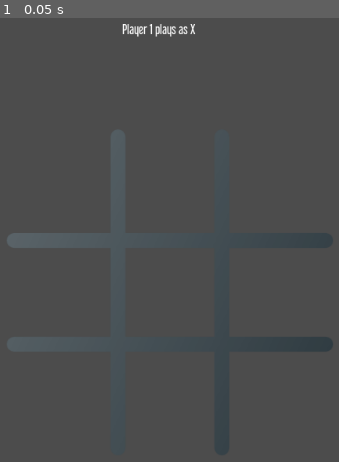
Above: before the commit, frame 1.
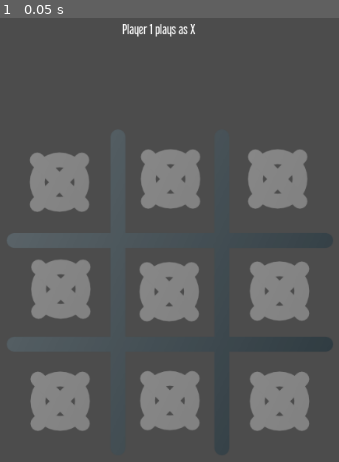
Above: after the commit, the same moment.

Repository: charlieamer/GodotMultiplayerPlayground
Game: Godot game, scene res://Scenes/Tic Tac Toe/In game.tscn
The game is run twice, just before and just after one commit, with the same random seed, the same clock (stepped at 60 frames per second) and the same inputs. This scene is started directly instead of the project's main scene.
Inputs:
- Up to frame 1 (0.05 s): no input

The runs differ from the first frame. In frame 1, 19% of the frame differs, in the area x 8-92%, y 29-94%.
Error before the commit: Invalid get index '0' (on base: 'Array'). (res://Scenes/Tic)

Commit message:
More TTT

Diff:
--- a/Globals.gd
+++ b/Globals.gd
@@ -184,3 +184,10 @@
 	if player_id == 0:
 		player_id = 1
 	return player_id
+
+func get_team_name(team_id: int) -> String:
+	var players_in_team = get_players_in_team(team_id)
+	if len(players_in_team) == 1:
+		return player_info[players_in_team[0]].player_name
+	else:
+		return teams[team_id].name
--- /dev/null
+++ b/Scenes/LogicBase.gd
@@ -0,0 +1,6 @@
+extends Node
+
+class_name LogicBase
+
+sync func init_round():
+	pass
--- /dev/null
+++ b/Scenes/RoundFinishDisplay/RoundFinishDisplay.gd
@@ -0,0 +1,20 @@
+extends Control
+
+func _ready():
+	Globals.get_scene_as_game().get_rounds().connect("round_status_changed", self, "on_round_status_changed")
+	visible = false
+	$StartRoundButton.disabled = not get_tree().is_network_server()
+
+func on_round_status_changed(new_round_status):
+	if new_round_status == RoundsBase.round_status.PLAYING:
+		visible = false
+	elif new_round_status == RoundsBase.round_status.CELEBRATING:
+		visible = true
+		var finish_status = Globals.get_scene_as_game().get_rounds().last_round_finish_info
+		if finish_status.type == RoundsBase.round_end_type.WIN:
+			$PlayerWonLabel.text = Globals.get_team_name(finish_status.winner_team) + " won"
+		elif finish_status.type == RoundsBase.round_end_type.DRAW:
+			$PlayerWonLabel.text = "DRAW"
+
+func _on_StartRoundButton_pressed():
+	Globals.get_scene_as_game().get_rounds().start_new_round()
--- /dev/null
+++ b/Scenes/RoundFinishDisplay/RoundFinishDisplay.tscn
@@ -0,0 +1,27 @@
+[gd_scene load_steps=2 format=2]
+
+[ext_resource path="res://Scenes/RoundFinishDisplay/RoundFinishDisplay.gd" type="Script" id=1]
+
+[node name="HBoxContainer" type="HBoxContainer"]
+margin_top = 50.0
+margin_right = 1024.0
+margin_bottom = 110.0
+alignment = 1
+script = ExtResource( 1 )
+
+[node name="PlayerWonLabel" type="Label" parent="."]
+margin_left = 428.0
+margin_top = 23.0
+margin_right = 509.0
+margin_bottom = 37.0
+text = "Player 1 won"
+align = 1
+valign = 1
+
+[node name="StartRoundButton" type="Button" parent="."]
+margin_left = 513.0
+margin_right = 596.0
+margin_bottom = 60.0
+text = "Next round"
+
+[connection signal="pressed" from="StartRoundButton" to="." method="_on_StartRoundButton_pressed"]
--- /dev/null
+++ b/Scenes/RoundsBase.gd
@@ -0,0 +1,51 @@
+extends Node
+
+class_name RoundsBase
+
+enum round_status { PLAYING, CELEBRATING }
+enum round_end_type { WIN, DRAW }
+export var team_score = {}
+export var current_round_status = round_status.CELEBRATING
+export var total_rounds_played = 0
+#{
+#   type: round_end_type
+#   winner_team?: int
+#}
+export var last_round_finish_info = {}
+signal round_status_changed(new_round_status)
+
+func _ready():
+	for key in Globals.teams:
+		team_score[key] = 0
+	if get_tree().is_network_server():
+		start_new_round()
+
+func finish_round(winner_team: int):
+	assert(get_tree().is_network_server())
+	var type = round_end_type.DRAW if winner_team == -1 else round_end_type.WIN
+	var finish_info = {
+		"type": type,
+	}
+	if type != round_end_type.DRAW:
+		finish_info["winner_team"] = winner_team
+		team_score[winner_team] += 1
+	rpc("on_round_status_changed", round_status.CELEBRATING, team_score, finish_info)
+
+func start_new_round():
+	assert(get_tree().is_network_server())
+	if current_round_status == round_status.CELEBRATING:
+		rpc("on_round_status_changed", round_status.PLAYING, team_score, {})
+
+sync func on_round_status_changed(new_round_status: int, new_team_score: Dictionary, round_finish_info: Dictionary):
+	var is_new_round = false
+	if new_round_status != current_round_status:
+		current_round_status = new_round_status
+		if new_round_status == round_status.PLAYING:
+			is_new_round = true
+		if new_round_status == round_status.CELEBRATING:
+			last_round_finish_info = round_finish_info
+			total_rounds_played += 1
+		emit_signal("round_status_changed", new_round_status)
+	team_score = new_team_score
+	if is_new_round:
+		Globals.get_scene_as_game().get_logic().init_round()
--- a/Scenes/SceneBase.gd
+++ b/Scenes/SceneBase.gd
@@ -17,3 +17,9 @@
 
 func on_player_left(old_player_id, old_player_info):
 	pass
+
+func get_logic() -> LogicBase:
+	return $Logic as LogicBase
+
+func get_rounds() -> RoundsBase:
+	return $Rounds as RoundsBase
--- a/Scenes/Tic Tac Toe/In game.gd
+++ b/Scenes/Tic Tac Toe/In game.gd
@@ -2,6 +2,6 @@
 
 func _on_TurnLogic_team_play_change(new_team_id):
 	var field_state = preload("res://Scenes/Tic Tac Toe/SingleField.gd").field_state
-	var state_as_str = "X" if $TurnLogic.playing_state[new_team_id] == field_state.X else "O"
-	$CurrentPlayingLabel.text = Globals.teams[new_team_id].name + " plays as " + state_as_str
+	var state_as_str = "X" if $Logic.playing_state[new_team_id] == field_state.X else "O"
+	$CurrentPlayingLabel.text = Globals.get_team_name(new_team_id) + " plays as " + state_as_str
 	$CurrentPlayingLabel.modulate = Globals.TeamColors[new_team_id]
--- a/Scenes/Tic Tac Toe/In game.tscn
+++ b/Scenes/Tic Tac Toe/In game.tscn
@@ -1,56 +1,63 @@
-[gd_scene load_steps=6 format=2]
+[gd_scene load_steps=8 format=2]
 
 [ext_resource path="res://Scenes/Tic Tac Toe/In game.gd" type="Script" id=1]
 [ext_resource path="res://Scenes/Tic Tac Toe/TTTTurnLogic.gd" type="Script" id=2]
-[ext_resource path="res://Scenes/Fonts/DefaultFont.tres" type="DynamicFont" id=3]
-[ext_resource path="res://Scenes/Tic Tac Toe/Images/tic-tac-toe.png" type="Texture" id=4]
-[ext_resource path="res://Scenes/Tic Tac Toe/SingleField.tscn" type="PackedScene" id=5]
+[ext_resource path="res://Scenes/RoundsBase.gd" type="Script" id=3]
+[ext_resource path="res://Scenes/Fonts/DefaultFont.tres" type="DynamicFont" id=4]
+[ext_resource path="res://Scenes/RoundFinishDisplay/RoundFinishDisplay.tscn" type="PackedScene" id=5]
+[ext_resource path="res://Scenes/Tic Tac Toe/Images/tic-tac-toe.png" type="Texture" id=6]
+[ext_resource path="res://Scenes/Tic Tac Toe/SingleField.tscn" type="PackedScene" id=7]
 
 [node name="Node2D" type="Node2D"]
 script = ExtResource( 1 )
 
-[node name="TurnLogic" type="Node" parent="."]
+[node name="Logic" type="Node" parent="."]
 script = ExtResource( 2 )
+
+[node name="Rounds" type="Node" parent="."]
+script = ExtResource( 3 )
 
 [node name="CurrentPlayingLabel" type="Label" parent="."]
 anchor_right = 1.0
 margin_right = 1024.0
 margin_bottom = 50.0
-custom_fonts/font = ExtResource( 3 )
+custom_fonts/font = ExtResource( 4 )
 text = "Player 1 plays as X"
 align = 1
 valign = 1
 
+[node name="RoundFinishDisplay" parent="." instance=ExtResource( 5 )]
+
 [node name="grid" type="Sprite" parent="."]
 position = Vector2( 526, 362 )
 scale = Vector2( 0.816406, 0.816406 )
-texture = ExtResource( 4 )
+texture = ExtResource( 6 )
 
-[node name="1" parent="grid" instance=ExtResource( 5 )]
+[node name="1" parent="grid" instance=ExtResource( 7 )]
 position = Vector2( -173, -173 )
 
-[node name="2" parent="grid" instance=ExtResource( 5 )]
+[node name="2" parent="grid" instance=ExtResource( 7 )]
 position = Vector2( 1, -178 )
 
-[node name="3" parent="grid" instance=ExtResource( 5 )]
+[node name="3" parent="grid" instance=ExtResource( 7 )]
 position = Vector2( 169, -178 )
 
-[node name="4" parent="grid" instance=ExtResource( 5 )]
+[node name="4" parent="grid" instance=ExtResource( 7 )]
 position = Vector2( -171, -5 )
 
-[node name="5" parent="grid" instance=ExtResource( 5 )]
+[node name="5" parent="grid" instance=ExtResource( 7 )]
 position = Vector2( -1, -1 )
 
-[node name="6" parent="grid" instance=ExtResource( 5 )]
+[node name="6" parent="grid" instance=ExtResource( 7 )]
 position = Vector2( 172, -2 )
 
-[node name="7" parent="grid" instance=ExtResource( 5 )]
+[node name="7" parent="grid" instance=ExtResource( 7 )]
 position = Vector2( -172, 171 )
 
-[node name="8" parent="grid" instance=ExtResource( 5 )]
+[node name="8" parent="grid" instance=ExtResource( 7 )]
 position = Vector2( 0, 170 )
 
-[node name="9" parent="grid" instance=ExtResource( 5 )]
+[node name="9" parent="grid" instance=ExtResource( 7 )]
 position = Vector2( 172, 171 )
 
-[connection signal="team_play_change" from="TurnLogic" to="." method="_on_TurnLogic_team_play_change"]
+[connection signal="team_play_change" from="Logic" to="." method="_on_TurnLogic_team_play_change"]
--- a/Scenes/Tic Tac Toe/SingleField.gd
+++ b/Scenes/Tic Tac Toe/SingleField.gd
@@ -27,4 +27,4 @@
 
 func _input_event(viewport, event, shape_idx):
 	if event is InputEventMouseButton and event.button_index == BUTTON_LEFT and event.pressed:
-		Globals.get_scene_as_game().get_node("./TurnLogic").try_play_turn(get_name().to_int())
+		Globals.get_scene_as_game().get_logic().try_play_turn(get_name().to_int())
--- a/Scenes/Tic Tac Toe/TTTTurnLogic.gd
+++ b/Scenes/Tic Tac Toe/TTTTurnLogic.gd
@@ -1,4 +1,4 @@
-extends "res://Scenes/TurnLogicBase.gd"
+extends TurnLogicBase
 
 func _ready():
 	pass
@@ -13,6 +13,7 @@
 	for i in range(len(playing_state)):
 		playing_state[i] = TTTSingleField.field_state.X if playing_state[i] == TTTSingleField.field_state.O\
 			else TTTSingleField.field_state.O
+	set_play_team(Globals.teams.keys()[Globals.get_scene_as_game().get_rounds().total_rounds_played % 2])
 
 func get_field_by_number(field: int) -> TTTSingleField:
 	return get_node("../grid/" + str(field)) as TTTSingleField
@@ -31,13 +32,29 @@
     var test8 = (get_board_value(9) == player_to_check and get_board_value(5) == player_to_check and get_board_value(1) == player_to_check)
     return test1 or test2 or test3 or test4 or test5 or test6 or test7 or test8
 
+func is_draw() -> bool:
+	return get_board_value(1) != TTTSingleField.field_state.NONE and\
+			get_board_value(2) != TTTSingleField.field_state.NONE and\
+			get_board_value(3) != TTTSingleField.field_state.NONE and\
+			get_board_value(4) != TTTSingleField.field_state.NONE and\
+			get_board_value(5) != TTTSingleField.field_state.NONE and\
+			get_board_value(6) != TTTSingleField.field_state.NONE and\
+			get_board_value(7) != TTTSingleField.field_state.NONE and\
+			get_board_value(8) != TTTSingleField.field_state.NONE and\
+			get_board_value(9) != TTTSingleField.field_state.NONE
+
 func do_play_turn(field: int, player_id: int):
 	var new_field_state = playing_state[current_team_id]
 	get_field_by_number(field).rpc("set_state", new_field_state, current_team_id)
 	if is_winner(new_field_state):
 		return {
-			"result": turn_result.WIN,
+			"result": turn_result.FINISH,
 			"winner_team": current_team_id
+		}
+	if is_draw():
+		return {
+			"result": turn_result.FINISH,
+			"winner_team": -1
 		}
 	return {
 		"result": turn_result.PLAY_NEXT
--- a/Scenes/TurnLogicBase.gd
+++ b/Scenes/TurnLogicBase.gd
@@ -1,14 +1,14 @@
-extends Node
+extends LogicBase
+
+class_name TurnLogicBase
 
 sync var current_team_id: int
 signal team_play_change(new_team_id)
 
-enum turn_result { PLAY_NEXT, DONT_PLAY_NEXT, WIN }
+enum turn_result { PLAY_NEXT, DONT_PLAY_NEXT, FINISH }
 
 func _ready():
 	assert(get_game() != null)
-	init_round()
-	set_play_team(Globals.teams.keys()[0])
 
 func set_play_next_team():
 	var current_team_key_index = Globals.teams.keys().find(current_team_id)
@@ -16,13 +16,12 @@
 	set_play_team(next_key)
 
 func set_play_team(team_id):
-	if get_tree().is_network_server():
-		rpc("on_next_team_plays", team_id)
-	else:
-		on_next_team_plays(team_id)
+	assert(get_tree().is_network_server())
+	rpc("on_next_team_plays", team_id)
 
 func can_play_turn(data, player_id: int) -> bool:
-	return Globals.player_info[player_id].team == current_team_id
+	return Globals.player_info[player_id].team == current_team_id and\
+			Globals.get_scene_as_game().get_rounds().current_round_status == RoundsBase.round_status.PLAYING
 
 sync func on_next_team_plays(next_team_id: int):
 	current_team_id = next_team_id
@@ -38,9 +37,8 @@
 			var play_result = do_play_turn(data, player_id)
 			if play_result.result == turn_result.PLAY_NEXT:
 				set_play_next_team()
-
-sync func init_round():
-	pass
+			elif play_result.result == turn_result.FINISH:
+				Globals.get_scene_as_game().get_rounds().finish_round(play_result["winner_team"])
 
 func get_game() -> SceneBase:
 	return get_parent() as SceneBase
--- a/project.godot
+++ b/project.godot
@@ -10,6 +10,16 @@
 
 _global_script_classes=[ {
 "base": "Node",
+"class": "LogicBase",
+"language": "GDScript",
+"path": "res://Scenes/LogicBase.gd"
+}, {
+"base": "Node",
+"class": "RoundsBase",
+"language": "GDScript",
+"path": "res://Scenes/RoundsBase.gd"
+}, {
+"base": "Node",
 "class": "SceneBase",
 "language": "GDScript",
 "path": "res://Scenes/SceneBase.gd"
@@ -18,10 +28,18 @@
 "class": "TTTSingleField",
 "language": "GDScript",
 "path": "res://Scenes/Tic Tac Toe/SingleField.gd"
+}, {
+"base": "LogicBase",
+"class": "TurnLogicBase",
+"language": "GDScript",
+"path": "res://Scenes/TurnLogicBase.gd"
 } ]
 _global_script_class_icons={
+"LogicBase": "",
+"RoundsBase": "",
 "SceneBase": "",
-"TTTSingleField": ""
+"TTTSingleField": "",
+"TurnLogicBase": ""
 }
 
 [application]
